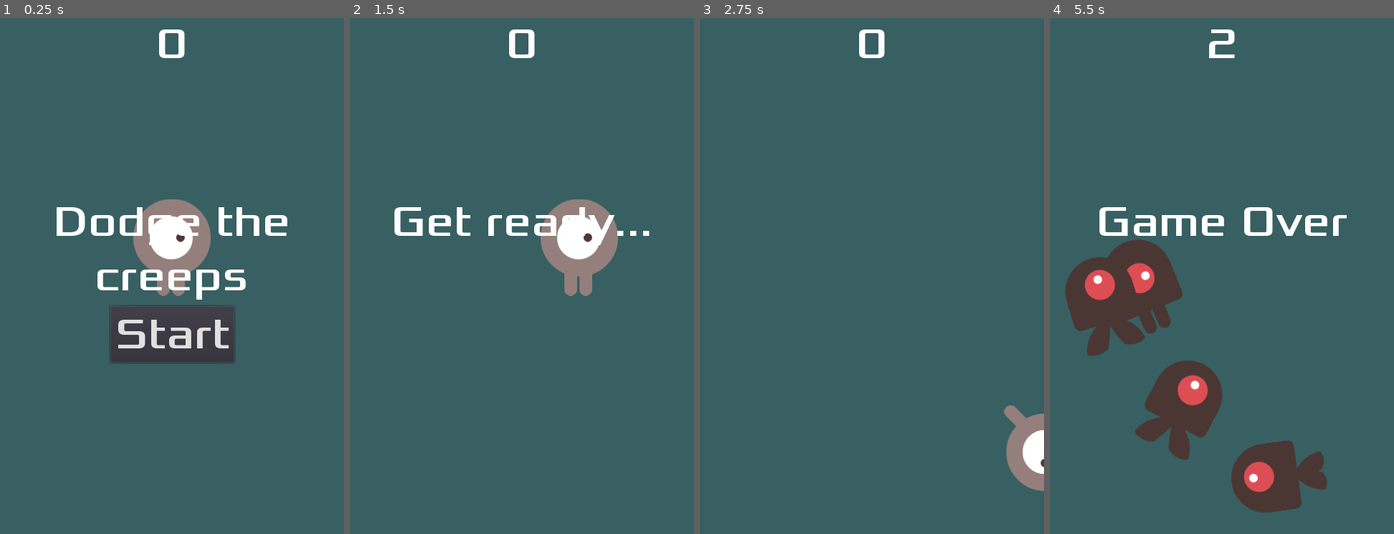
Above: before the commit, frames 1-4 (left to right).
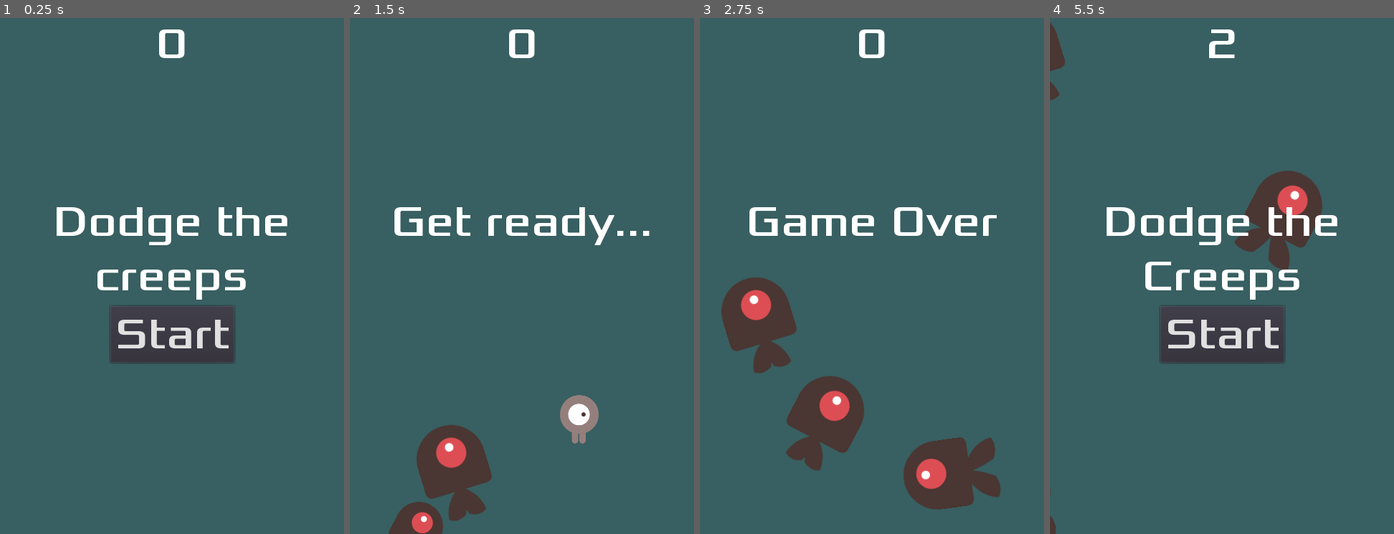
Above: after the commit, the same moments.

Repository: Toscan0/Godot-Misc
Game: Godot game, scene res://main.tscn
Same seed, same stepped clock (60 frames per second), same inputs: the game is played once before the commit and once after it.
Inputs:
- Up to frame 1 (0.25 s): no input
- Up to frame 2 (1.5 s): click "Start" at 0.5 s; hold D (move_right) from 1.28 s (still down)
- Up to frame 3 (2.75 s): release D (move_right) at 2.03 s; hold S (move_down) from 2.03 s (still down)
- Up to frame 4 (5.5 s): release S (move_down) at 2.78 s; hold D (move_right) 2.78-3.53 s; hold W (move_up) 3.53-4.28 s; hold A (move_left) from 4.28 s (still down)

The runs differ from the first frame. In frame 1, 2.4% of the frame differs, in the area x 38-62%, y 35-54%; in frame 2, 6.8%; in frame 3, 11%; in frame 4, 20%, in the area x 0-87%, y 0-100%.

Commit message:
2d-dodge done

Diff:
--- a/2d-dodge-the-creeps/HUD.gd
+++ b/2d-dodge-the-creeps/HUD.gd
@@ -22,3 +22,8 @@
 
 func show_game_over():
 	show_message("Game Over")
+	yield($msgTimer, "timeout")
+	$MSGLabel.text = "Dodge the Creeps"
+	$MSGLabel.show()
+	yield(get_tree().create_timer(1.0), "timeout")
+	$Button.show()
--- a/2d-dodge-the-creeps/Mob.tscn
+++ b/2d-dodge-the-creeps/Mob.tscn
@@ -33,6 +33,7 @@
 [node name="Mob" type="RigidBody2D" groups=[
 "mobs",
 ]]
+scale = Vector2( 0.7, 0.7 )
 collision_mask = 0
 gravity_scale = 0.0
 script = ExtResource( 7 )
--- a/2d-dodge-the-creeps/Player.gd
+++ b/2d-dodge-the-creeps/Player.gd
@@ -7,6 +7,7 @@
 
 func _ready():
 	screen_size = get_viewport_rect().size
+	hide()
 
 func _process(delta):
 	var direction = Vector2.ZERO
--- a/2d-dodge-the-creeps/Player.tscn
+++ b/2d-dodge-the-creeps/Player.tscn
@@ -25,6 +25,7 @@
 
 [node name="Player" type="Area2D"]
 position = Vector2( 545.623, 283.936 )
+scale = Vector2( 0.5, 0.5 )
 script = ExtResource( 5 )
 
 [node name="AnimatedSprite" type="AnimatedSprite" parent="."]
--- a/2d-dodge-the-creeps/main.gd
+++ b/2d-dodge-the-creeps/main.gd
@@ -5,20 +5,27 @@
 
 func _ready():
 	randomize()
+	$MobTimer.start()
 
 func new_game():
 	score = 0
 	$HUD.update_score(score)
+
+	get_tree().call_group("mobs", "queue_free")
+	$Player.start($StartPos.position)
+
 	$StartTimer.start()
+	$Music.play()
 	$HUD.show_message("Get ready...")
 	yield($StartTimer, "timeout")
 	$ScoreTimer.start()
-	$MobTimer.start()
+
 
 func game_over():
 	$ScoreTimer.stop()
 	$MobTimer.stop()
 	$HUD.show_game_over()
+	$FFXSound.play()
 
 func _on_MobTimer_timeout():
 	var mob_spawn_location = $MobPath/MobSpwanPos
--- a/2d-dodge-the-creeps/main.tscn
+++ b/2d-dodge-the-creeps/main.tscn
@@ -1,9 +1,11 @@
-[gd_scene load_steps=6 format=2]
+[gd_scene load_steps=8 format=2]
 
 [ext_resource path="res://main.gd" type="Script" id=1]
 [ext_resource path="res://HUD.tscn" type="PackedScene" id=2]
 [ext_resource path="res://Player.tscn" type="PackedScene" id=3]
 [ext_resource path="res://Mob.tscn" type="PackedScene" id=4]
+[ext_resource path="res://art/house-in-a-forest-loop.ogg" type="AudioStream" id=5]
+[ext_resource path="res://art/game-over.wav" type="AudioStream" id=6]
 
 [sub_resource type="Curve2D" id=1]
 _data = {
@@ -11,6 +13,7 @@
 }
 
 [node name="Main" type="Node"]
+process_priority = 1
 script = ExtResource( 1 )
 mob_scene = ExtResource( 4 )
 
@@ -32,7 +35,7 @@
 wait_time = 0.5
 
 [node name="Player" parent="." instance=ExtResource( 3 )]
-position = Vector2( 240, 320 )
+position = Vector2( -240, 86.25 )
 
 [node name="HUD" parent="." instance=ExtResource( 2 )]
 
@@ -42,6 +45,15 @@
 wait_time = 2.0
 one_shot = true
 
+[node name="StartPos" type="Position2D" parent="."]
+position = Vector2( 240, 560 )
+
+[node name="Music" type="AudioStreamPlayer" parent="."]
+stream = ExtResource( 5 )
+
+[node name="FFXSound" type="AudioStreamPlayer" parent="."]
+stream = ExtResource( 6 )
+
 [connection signal="timeout" from="MobTimer" to="." method="_on_MobTimer_timeout"]
 [connection signal="hit" from="Player" to="." method="game_over"]
 [connection signal="start_game" from="HUD" to="." method="new_game"]
